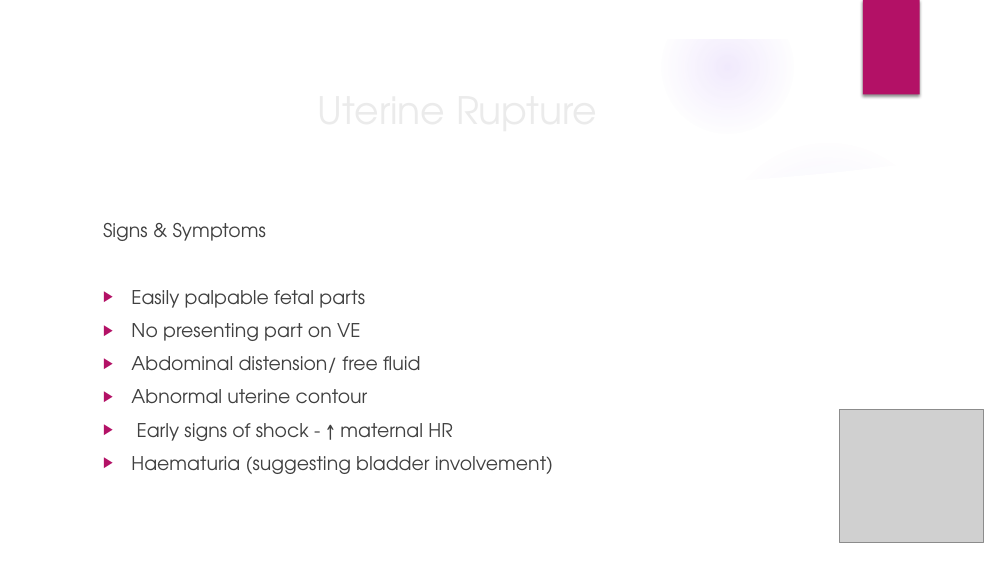
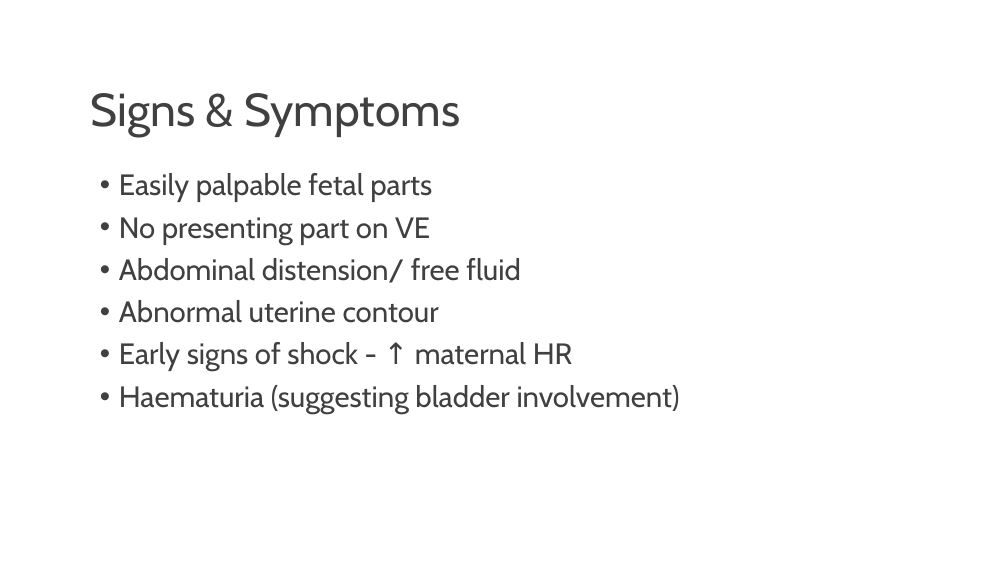
Before and after one commit to matt-thorpe87/mep, a slide deck: slide 9 of docs/assets/presentations/uterine-rupture.pptx. Drawn at 1008x567 pixels with LibreOffice and Linux fonts; fonts in the diff are those of the drawing; grey boxes stand for pictures; background and template pictures are left out. Boxes give left, top, right and bottom in pixels: in the first picture for what was removed or moved away, otherwise in the second. Text is boxed around its words. In the diff, an @@ line names an element or a change of style, - is before the commit and + after.

```diff
--- a/docs/assets/presentations/uterine-rupture.pptx
+++ b/docs/assets/presentations/uterine-rupture.pptx
@@ group removed at box(0, 0, 1008, 567): 3 ellipses, 2 freeform shapes @@
@@ rectangle removed at box(863, 0, 920, 95) @@
@@ title added at box(91, 93, 460, 137), 44 pt, text #404040 @@
+Signs & Symptoms
@@ text "Easily palpable fetal parts": place and size @@
-text "Easily palpable fetal parts" at box(103, 223, 553, 474)
+text "Easily palpable fetal parts" at box(119, 173, 680, 414)
@@ text "Easily palpable fetal parts" at box(119, 173, 680, 414): size 18 to 28 pt, font TeX Gyre Adventor to Cabin; bullet ▶ to •; line spacing 1 to 0.9 @@
@@ text at box(103, 223, 266, 241): paragraph removed @@
-Signs & Symptoms
@@ title removed at box(227, 389, 290, 403) @@
-Uterine Rupture
@@ picture removed at box(840, 410, 984, 543) @@
```
Also in this commit, not shown: 13 other slides changed, 3 other files.
